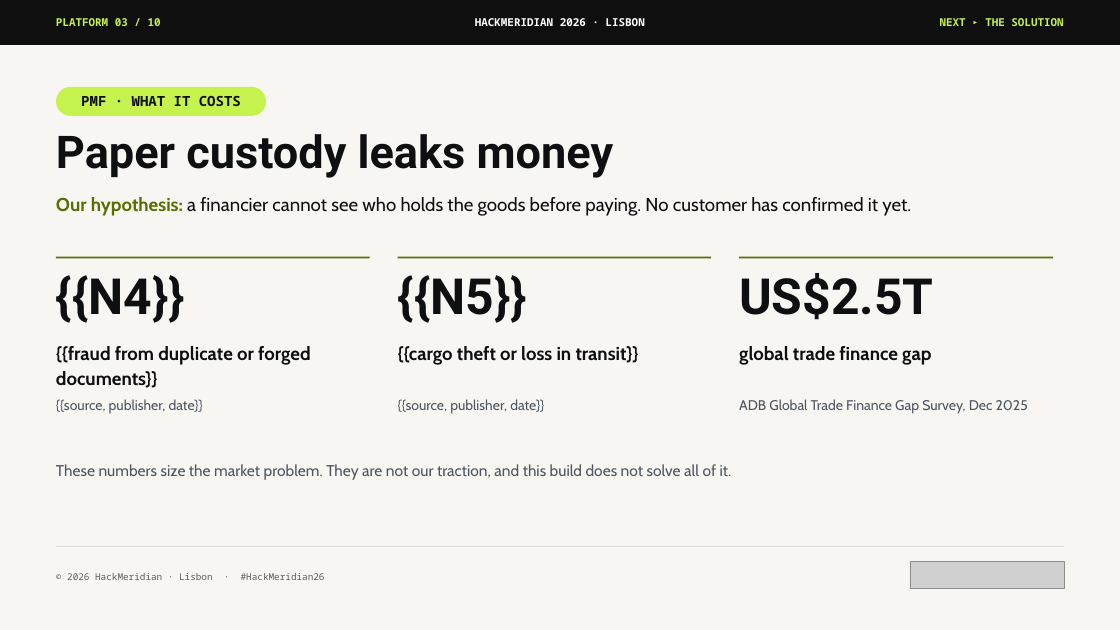
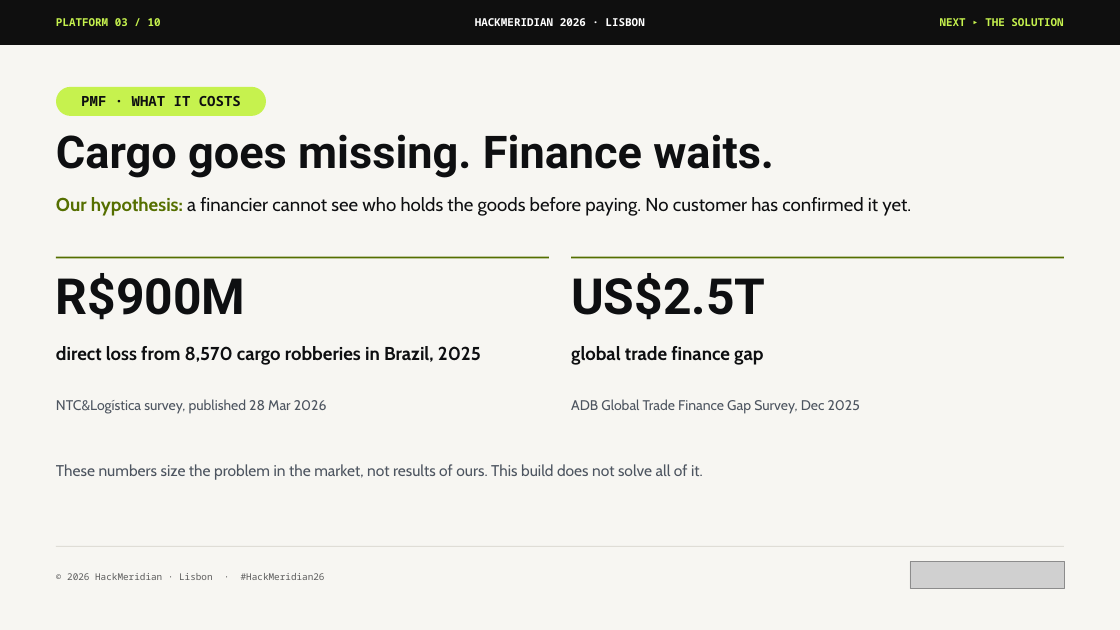
Before and after one commit to pwsaragossy/hackmeridian-cos, a slide deck: slide 3 of projects/hackmeridian-rail/deck/radox-custody-rail.pptx. Drawn at 1120x630 pixels with LibreOffice and Linux fonts; fonts in the diff are those of the drawing; grey boxes stand for pictures. Boxes give left, top, right and bottom in pixels: in the first picture for what was removed or moved away, otherwise in the second. Text is boxed around its words. In the diff, an @@ line names an element or a change of style, - is before the commit and + after.

```diff
--- a/projects/hackmeridian-rail/deck/radox-custody-rail.pptx
+++ b/projects/hackmeridian-rail/deck/radox-custody-rail.pptx
@@ text at [56,134,774,178]: text changed @@
-Paper custody leaks money
+Cargo goes missing. Finance waits.
@@ rectangle: place and size @@
-rectangle at [56,256,370,258]
+rectangle at [56,256,549,258]
@@ text "US$2.5T": place and size @@
-text "US$2.5T" at [739,273,933,320]
+text "US$2.5T" at [571,273,765,320]
@@ rectangle: place and size @@
-rectangle at [398,256,711,258]
+rectangle at [571,256,1064,258]
@@ rectangle removed at [739,256,1053,258] @@
@@ text at [56,273,245,320]: text changed @@
-{{N4}}
+R$900M
@@ text removed at [398,275,527,323] @@
-{{N5}}
@@ text at [56,346,481,365]: text changed @@
-{{fraud from duplicate or forged documents}}
+direct loss from 8,570 cargo robberies in Brazil, 2025
@@ text removed at [398,346,639,365] @@
-{{cargo theft or loss in transit}}
@@ text "global trade finance gap": place and size @@
-text "global trade finance gap" at [739,346,931,365]
+text "global trade finance gap" at [571,346,763,365]
@@ text at [56,399,327,414]: text changed @@
-{{source, publisher, date}}
+NTC&Logística survey, published 28 Mar 2026
@@ text removed at [398,399,544,414] @@
-{{source, publisher, date}}
@@ text "ADB Global Trade Finance Gap ...": place and size @@
-text "ADB Global Trade Finance Gap ..." at [739,399,1028,414]
+text "ADB Global Trade Finance Gap ..." at [571,399,860,414]
@@ text at [56,464,703,480]: text changed @@
-These numbers size the market problem. They are not our traction, and this build does not solve all of it.
+These numbers size the problem in the market, not results of ours. This build does not solve all of it.
```
Also in this commit, not shown: 3 other slides changed, 3 other files.
